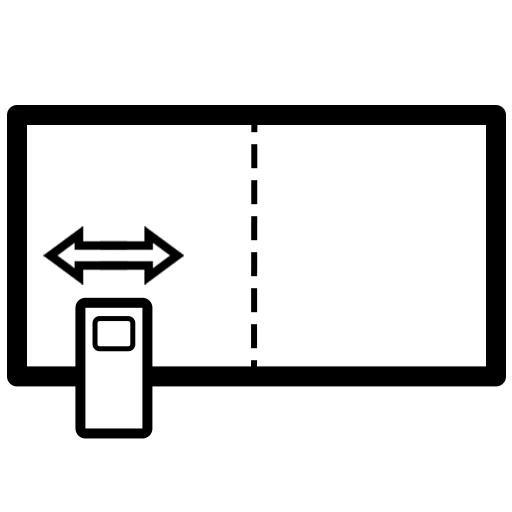
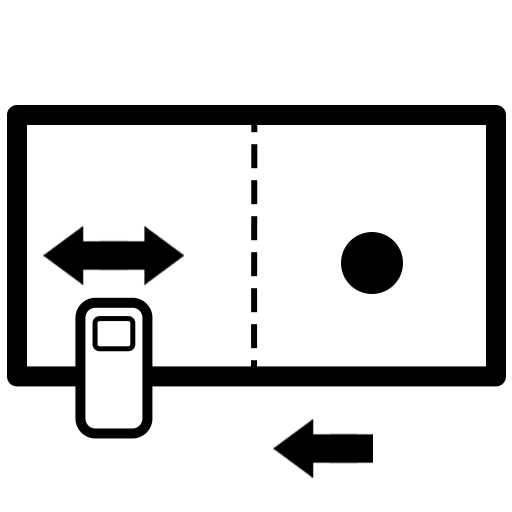
Layer changes from the first w=512, h=512 image to the second:
added group "thumb.png" with 2 layers above "device.png" over box(75, 297, 153, 439)
moved "Rounded Rectangle 2" into group "thumb.png", painted on it over box(75, 297, 153, 439)
added group "device.png" with 2 layers above "arrow.png" over box(57, 232, 403, 318)
moved "Rounded Rectangle 1" into group "device.png" over box(57, 232, 403, 318)
renamed "Layer 0" to "arrow.png", showed it, moved it above "arrows.png", painted on it over box(57, 232, 403, 478)
renamed "arrows" to "arrows.png", painted on it over box(57, 242, 171, 269)
added layer "circle.png" over box(341, 232, 403, 294)
